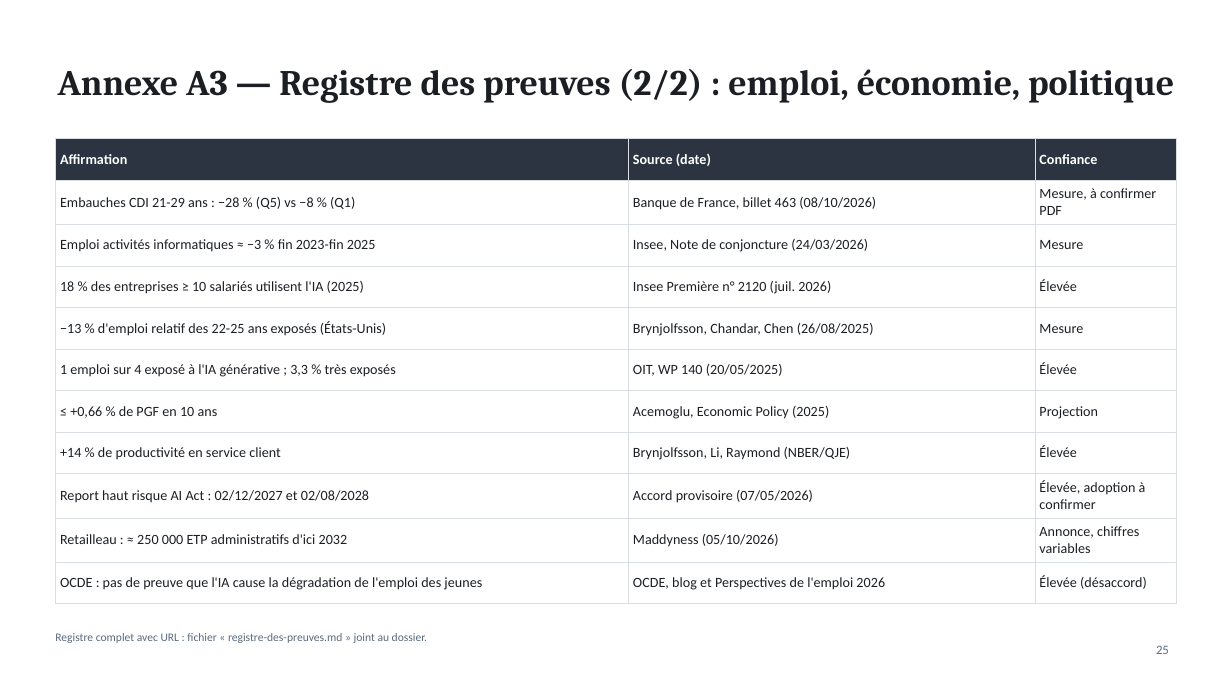
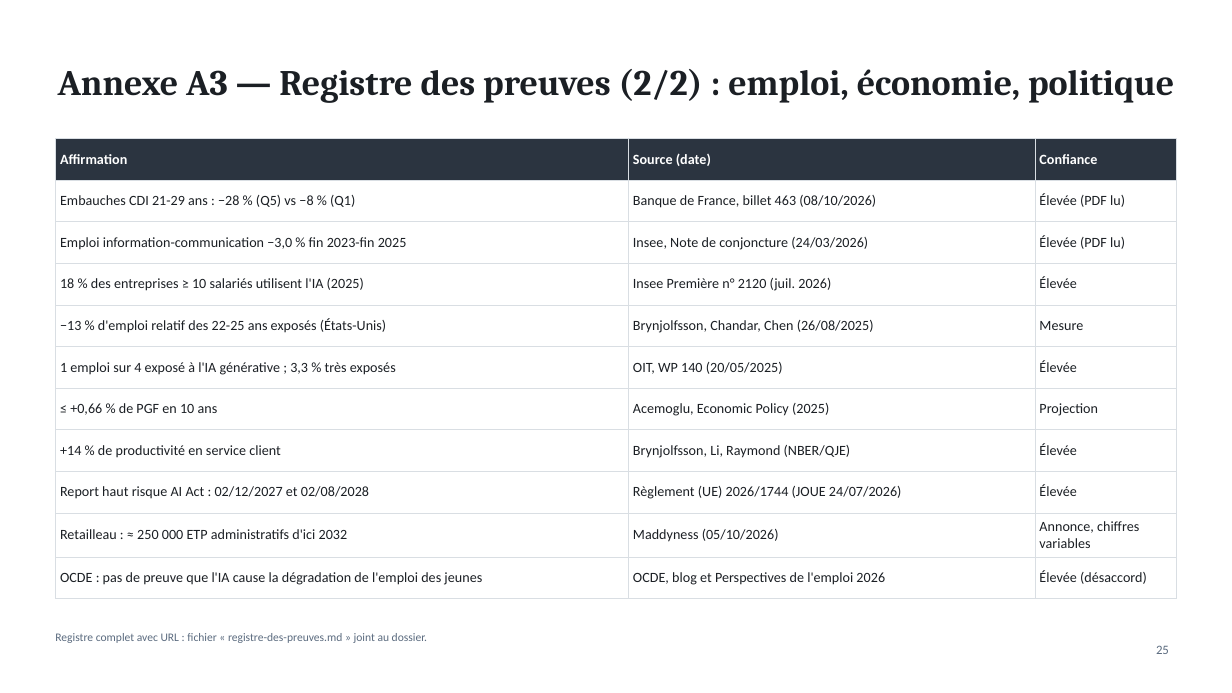
Before and after one commit to ordiform69-png/1er-projet-, a slide deck: slide 25 of enquete-ia-travail/IA-robotique-travail-France.pptx. Drawn at 1232x693 pixels with LibreOffice and Linux fonts; fonts in the diff are those of the drawing. Boxes give left, top, right and bottom in pixels: in the first picture for what was removed or moved away, otherwise in the second. Text is boxed around its words. In the diff, an @@ line names an element or a change of style, - is before the commit and + after.

```diff
--- a/enquete-ia-travail/IA-robotique-travail-France.pptx
+++ b/enquete-ia-travail/IA-robotique-travail-France.pptx
@@ table at (55,139,1177,589) @@
-row 2, column 3: Mesure, à confirmer PDF
+row 2, column 3: Élevée (PDF lu)
-row 3, column 1: Emploi activités informatiques ≈ −3 % fin 2023-fin 2025
+row 3, column 1: Emploi information-communication −3,0 % fin 2023-fin 2025
-row 3, column 3: Mesure
+row 3, column 3: Élevée (PDF lu)
-row 9, column 2: Accord provisoire (07/05/2026)
+row 9, column 2: Règlement (UE) 2026/1744 (JOUE 24/07/2026)
-row 9, column 3: Élevée, adoption à confirmer
+row 9, column 3: Élevée
```
Also in this commit, not shown: 13 other slides changed, 6 other files.
